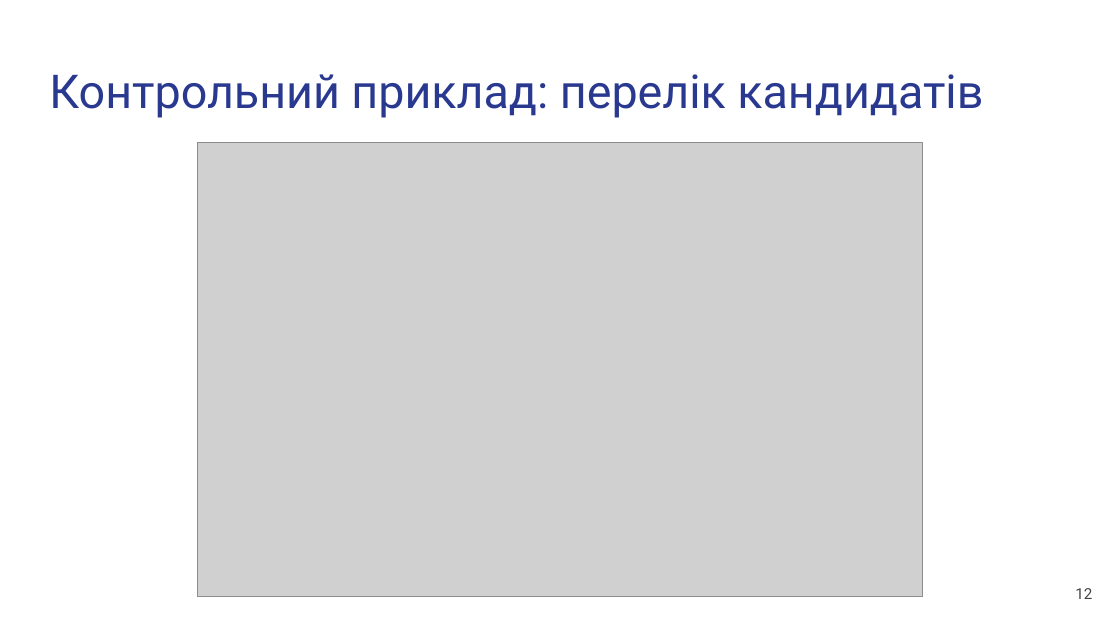
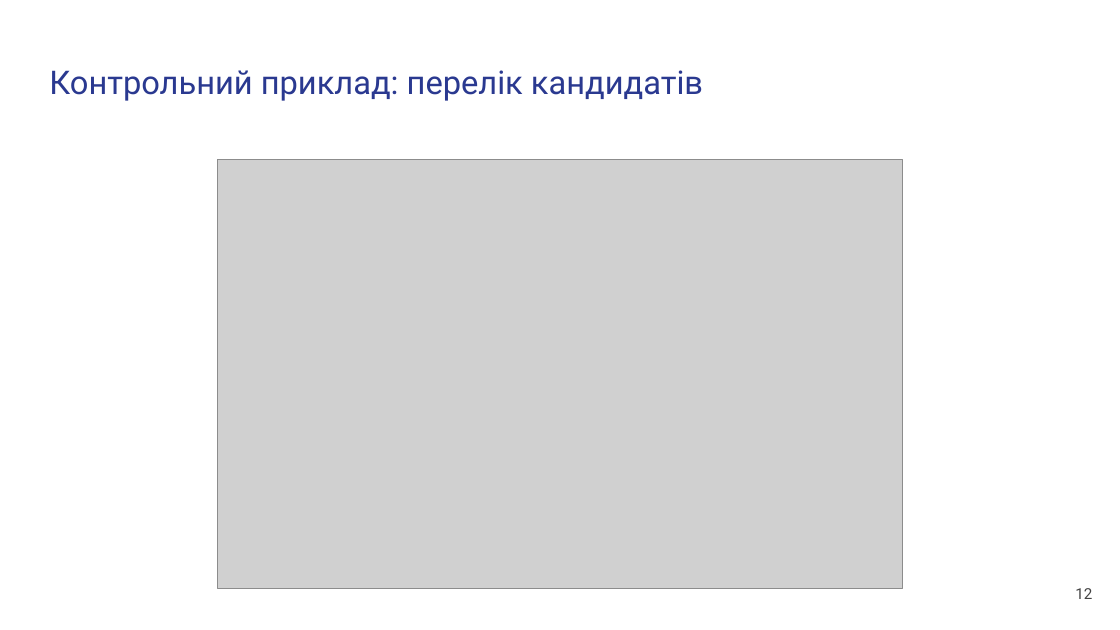
Before and after one commit to Ilyaberbx/diplomna_robota, a slide deck: slide 12 of thesis/presentation.pptx. Drawn at 1120x630 pixels with LibreOffice and Linux fonts; fonts in the diff are those of the drawing; grey boxes stand for pictures. Boxes give left, top, right and bottom in pixels: in the first picture for what was removed or moved away, otherwise in the second. Text is boxed around its words. In the diff, an @@ line names an element or a change of style, - is before the commit and + after.

```diff
--- a/thesis/presentation.pptx
+++ b/thesis/presentation.pptx
@@ title "Контрольний приклад: перелік кандидатів" at (x1=49, y1=70, x2=703, y2=101): size 40 to 28 pt @@
@@ picture resized from (x1=197, y1=143, x2=923, y2=597) to (x1=218, y1=160, x2=903, y2=588) @@
```
Also in this commit, not shown: 7 other slides changed, 2 other files.
